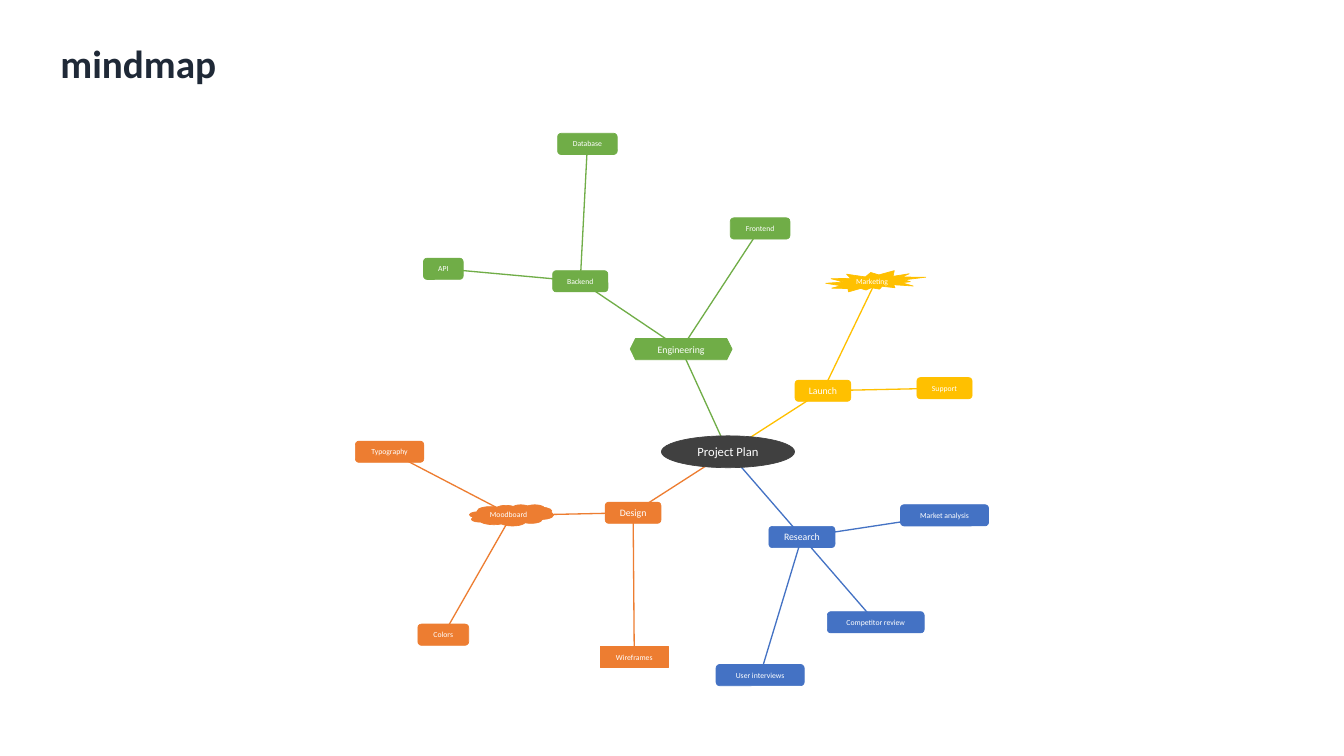
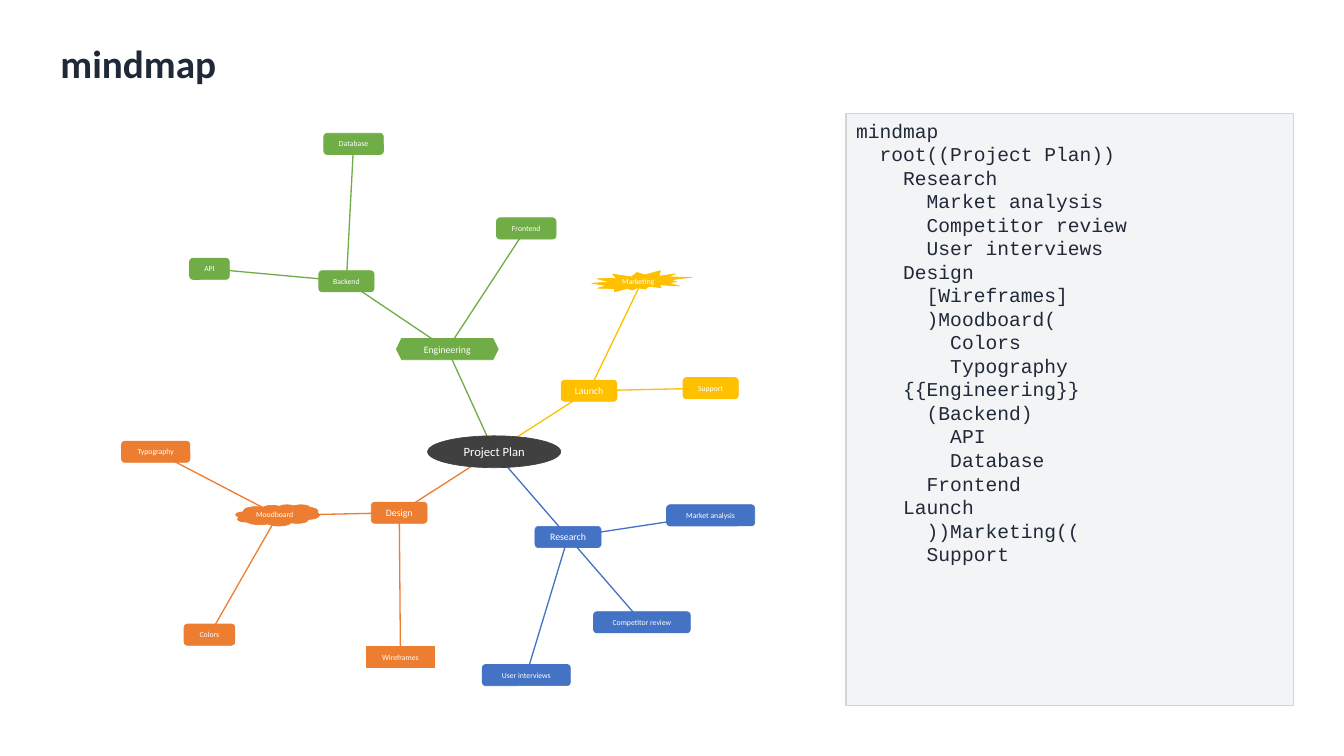
Before and after one commit to nicolasbridelance/md2nativedocx, a slide deck: slide 33 of test-corpus/word-verification/all-types-deck.pptx. Drawn at 1344x756 pixels with LibreOffice and Linux fonts; fonts in the diff are those of the drawing. Boxes give left, top, right and bottom in pixels: in the first picture for what was removed or moved away, otherwise in the second. Text is boxed around its words. In the diff, an @@ line names an element or a change of style, - is before the commit and + after.

```diff
--- a/test-corpus/word-verification/all-types-deck.pptx
+++ b/test-corpus/word-verification/all-types-deck.pptx
@@ rectangle added at box(846, 113, 1294, 706), fill #F3F4F6, outline #D1D5DB 0.75 pt, 14 pt, text #1F2937 @@
+mindmap
+root((Project Plan))
+Research
+Market analysis
+Competitor review
+User interviews
+Design
+[Wireframes]
+)Moodboard(
+Colors
+Typography
+{{Engineering}}
+(Backend)
+API
+Database
+Frontend
+Launch
+))Marketing((
+Support
@@ 17 lines, 13 rounded rectangles, 1 ellipse, 1 hexagon, 1 irregular seal, 1 rectangle, 1 cloud: place and size @@
-17 lines, 13 rounded rectangles, 1 ellipse, 1 hexagon, 1 irregular seal, 1 rectangle, 1 cloud at box(356, 133, 988, 686)
+17 lines, 13 rounded rectangles, 1 ellipse, 1 hexagon, 1 irregular seal, 1 rectangle, 1 cloud at box(122, 133, 754, 686)
```
Also in this commit, not shown: 61 other slides changed, 42 other files.
